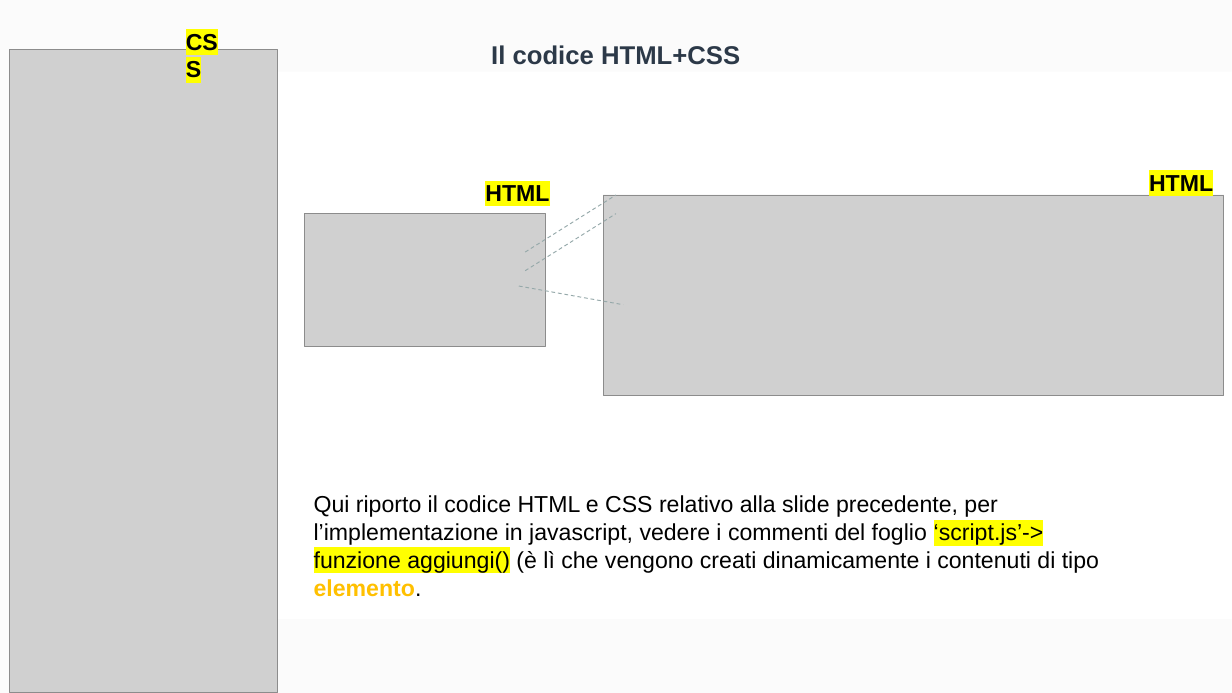
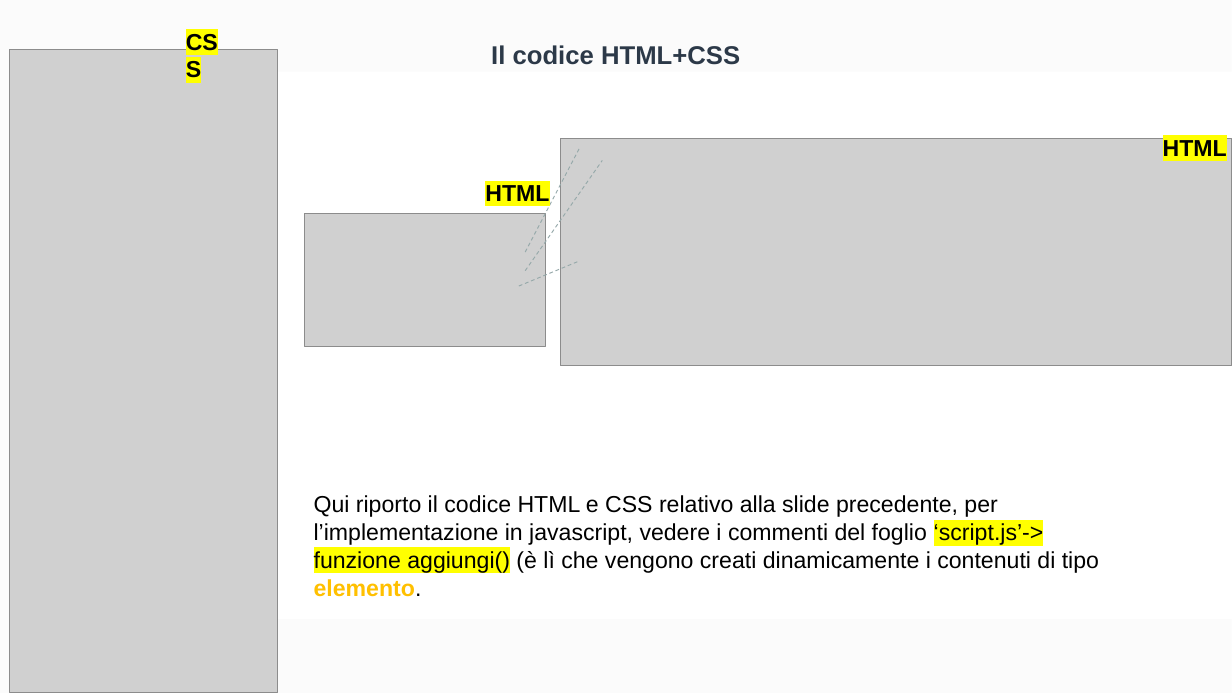
Before and after one commit to FrancescoCt/mhw2, a slide deck: slide 14 of mhw2.pptx. Drawn at 1232x693 pixels with LibreOffice and Linux fonts; fonts in the diff are those of the drawing; grey boxes stand for pictures. Boxes give left, top, right and bottom in pixels: in the first picture for what was removed or moved away, otherwise in the second. Text is boxed around its words. In the diff, an @@ line names an element or a change of style, - is before the commit and + after.

```diff
--- a/mhw2.pptx
+++ b/mhw2.pptx
@@ line moved from (525, 252) - (616, 195) to (525, 252) - (580, 147) @@
@@ picture: place and size @@
-picture at (604, 195, 1225, 396)
+picture at (560, 139, 1232, 366)
@@ text "HTML": place and size @@
-text "HTML" at (1149, 175, 1213, 191)
+text "HTML" at (1163, 140, 1227, 156)
@@ line moved from (525, 271) - (616, 213) to (525, 271) - (603, 161) @@
@@ line moved from (519, 287) - (623, 305) to (519, 287) - (580, 261) @@
```
Also in this commit, not shown: 10 other slides changed, 6 other files.
